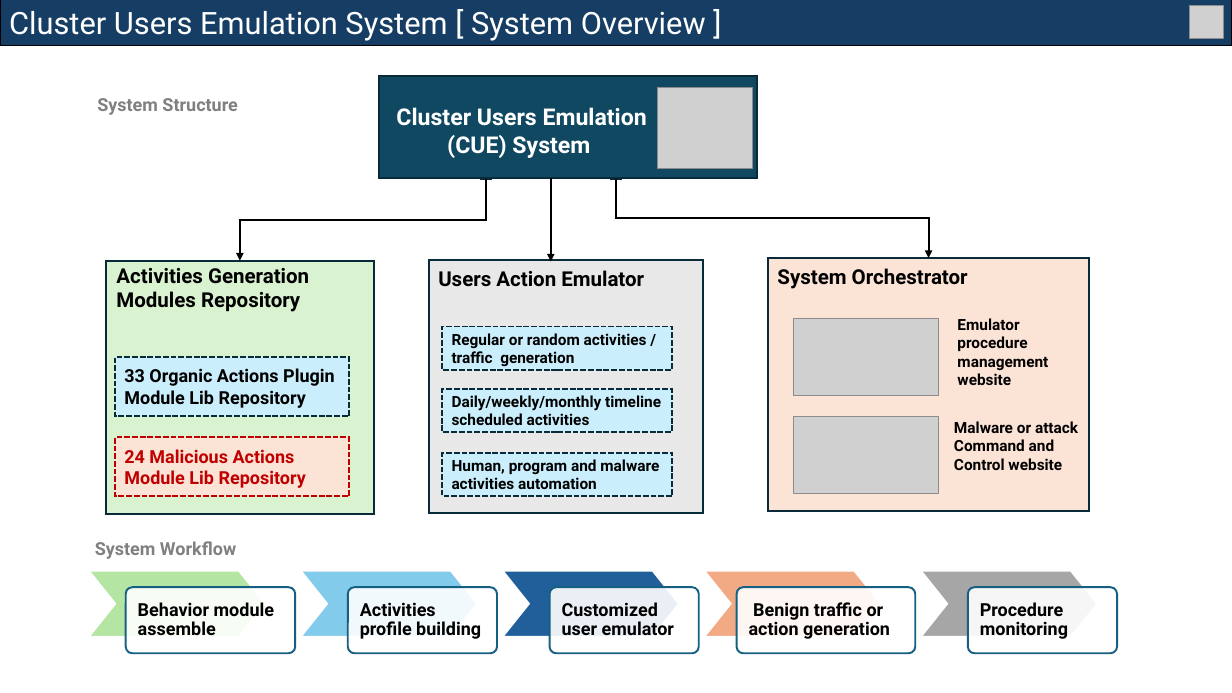
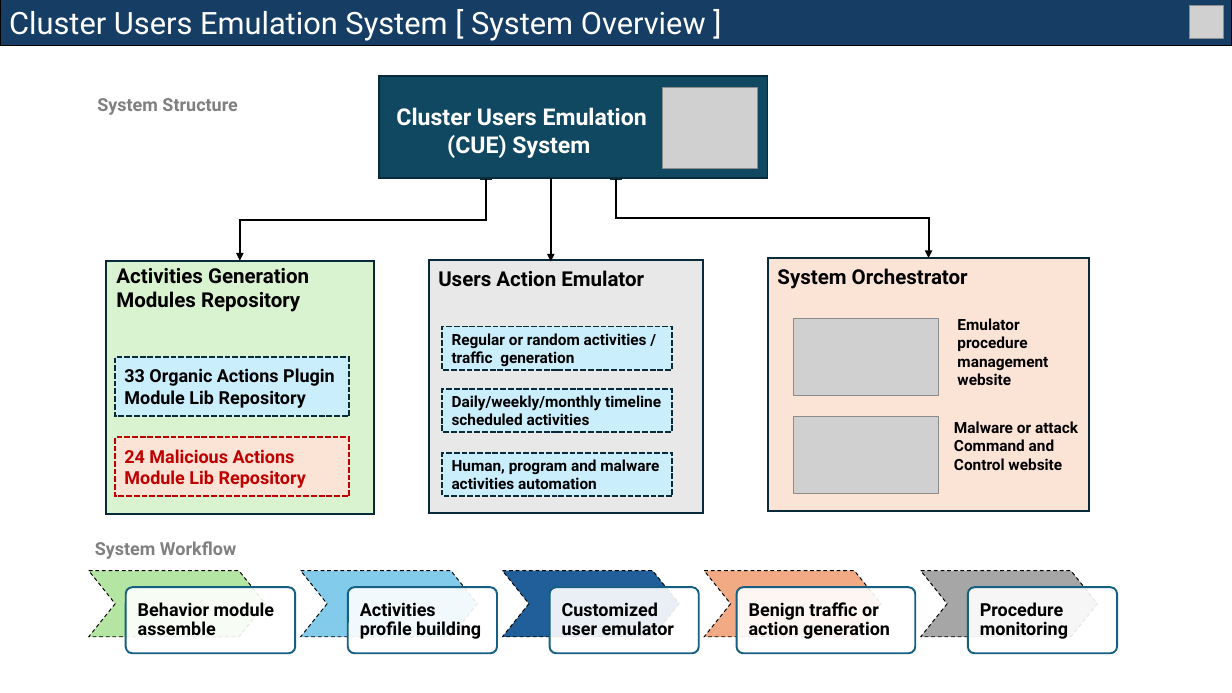
Before and after one commit to LiuYuancheng/Cluster_User_Emulation_System, a slide deck: slide 2 of doc/Introduction.pptx. Drawn at 1232x693 pixels with LibreOffice and Linux fonts; fonts in the diff are those of the drawing; grey boxes stand for pictures. Boxes give left, top, right and bottom in pixels: in the first picture for what was removed or moved away, otherwise in the second. Text is boxed around its words. In the diff, an @@ line names an element or a change of style, - is before the commit and + after.

```diff
--- a/doc/Introduction.pptx
+++ b/doc/Introduction.pptx
@@ rectangle: place and size @@
-rectangle at bbox=[379, 76, 758, 178]
+rectangle at bbox=[379, 76, 768, 178]
@@ picture: place and size @@
-picture at bbox=[657, 88, 752, 169]
+picture at bbox=[663, 88, 758, 169]
@@ outline #FFFFFF 1.5 pt to #000000 0.75 pt dashed in 5 elements at bbox=[89, 571, 265, 637], bbox=[300, 571, 477, 637], bbox=[503, 571, 679, 637], bbox=[704, 571, 881, 637], bbox=[921, 571, 1098, 637] @@
```
Also in this commit, not shown: 3 other slides changed, 3 other files.
